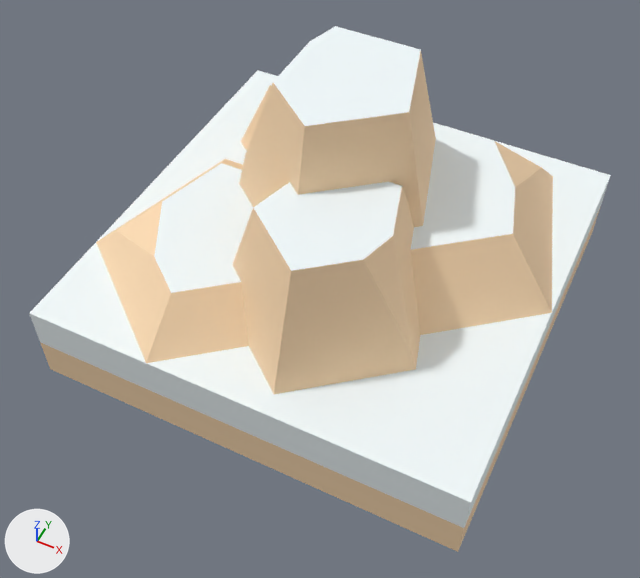
Renders of the OBJ model Project/Asset/Mesh/tile/road/snow_tile_rock.obj from each side of a commit.
Both versions are drawn from a 50 mm lens placed at (0.606, -1.321, 1.652), pointed at (0.019, -0.147, 0.184). Lighting does not change. The marker at lower left points along +X, +Y and +Z. Where no turn or scale is listed for an object, it has been applied to the vertices.

Before the edit, the objects in view are built like this:
```python
me_rocks = bpy.data.meshes.new('rocks')
me_rocks.from_pydata(...)  # 62 vertices, 108 faces; spans x -0.5..0.5, y -0.5..0.5, z 0.2..0.619
# faces by material slot: [79, 29]
me_rocks.materials.append(mat_dirt)  # beige #fcdcb3
me_rocks.materials.append(mat_snow)  # white #f3fbfd
me_snow_tile_rock = bpy.data.meshes.new('snow_tile_rock')
me_snow_tile_rock.from_pydata(...)  # 12 vertices, 20 faces; spans x -0.5..0.5, y -0.5..0.5, z 0.0..0.2
# faces by material slot: [10, 10]
me_snow_tile_rock.materials.append(mat_dirt)  # beige #fcdcb3
me_snow_tile_rock.materials.append(mat_snow)  # white #f3fbfd
ob_rocks = bpy.data.objects.new('rocks', me_rocks)
ob_rocks.location = (0.0, 0.0, 0.0)
ob_snow_tile_rock = bpy.data.objects.new('snow_tile_rock', me_snow_tile_rock)
ob_snow_tile_rock.location = (0.0, 0.0, 0.0)
```
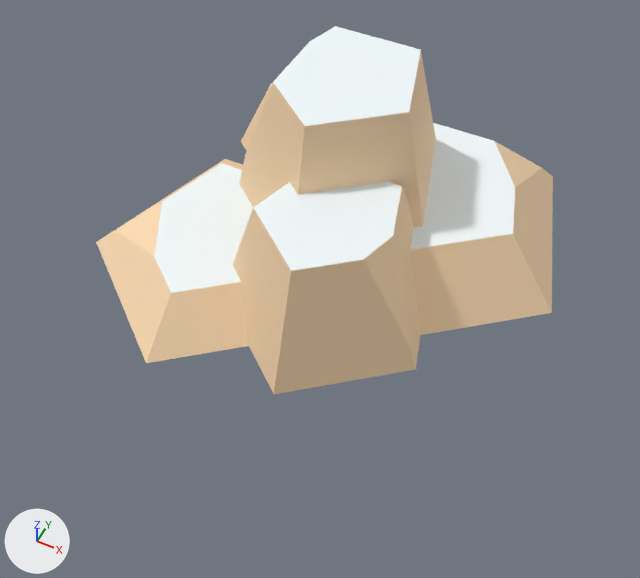
The change in detail:
Object 'snow_tile_rock' (ob_snow_tile_rock) is deleted.

What differs and where, as boxes (x1, y1, x2, y2) in the pictures (640 x 578 px):
'snow_tile_rock', deleted: before (29, 70, 611, 552)
    faces in mat_snow (white #f3fbfd): (29, 70, 611, 528)
    faces in mat_dirt (beige #fcdcb3): (40, 206, 601, 552)
